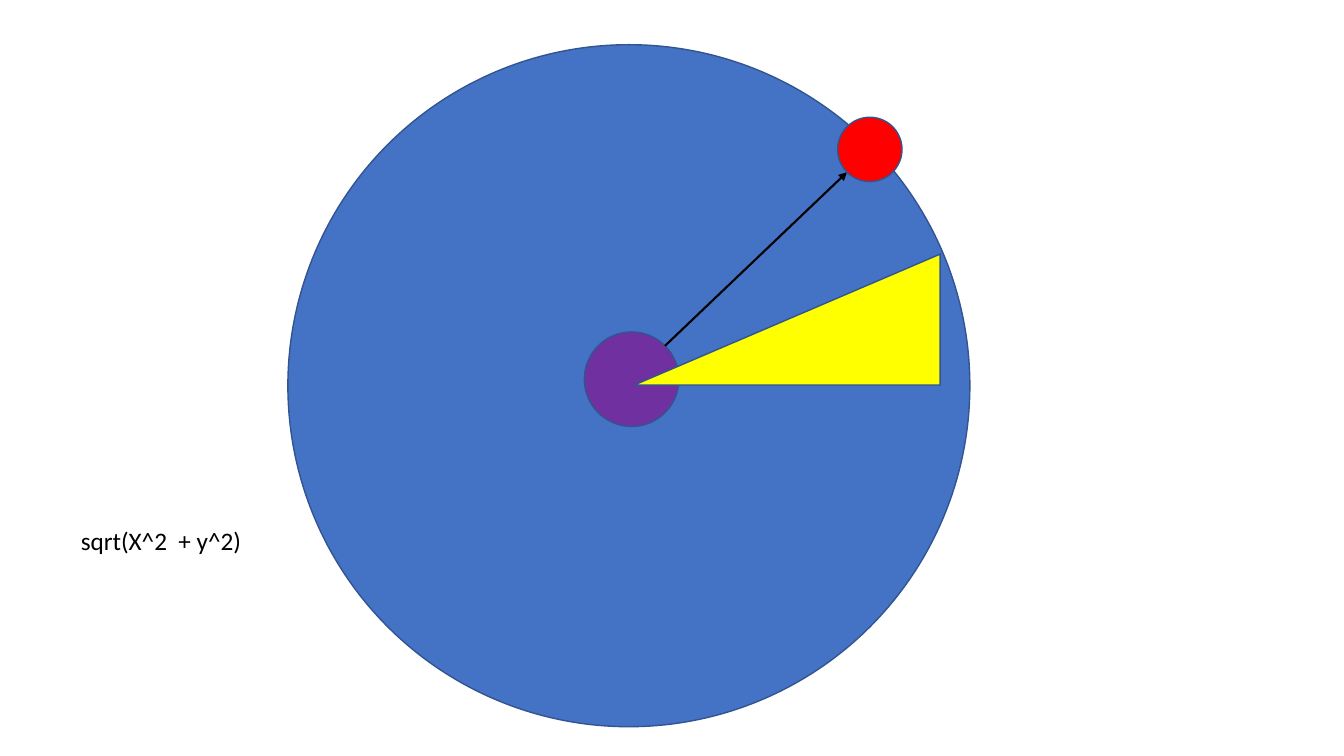
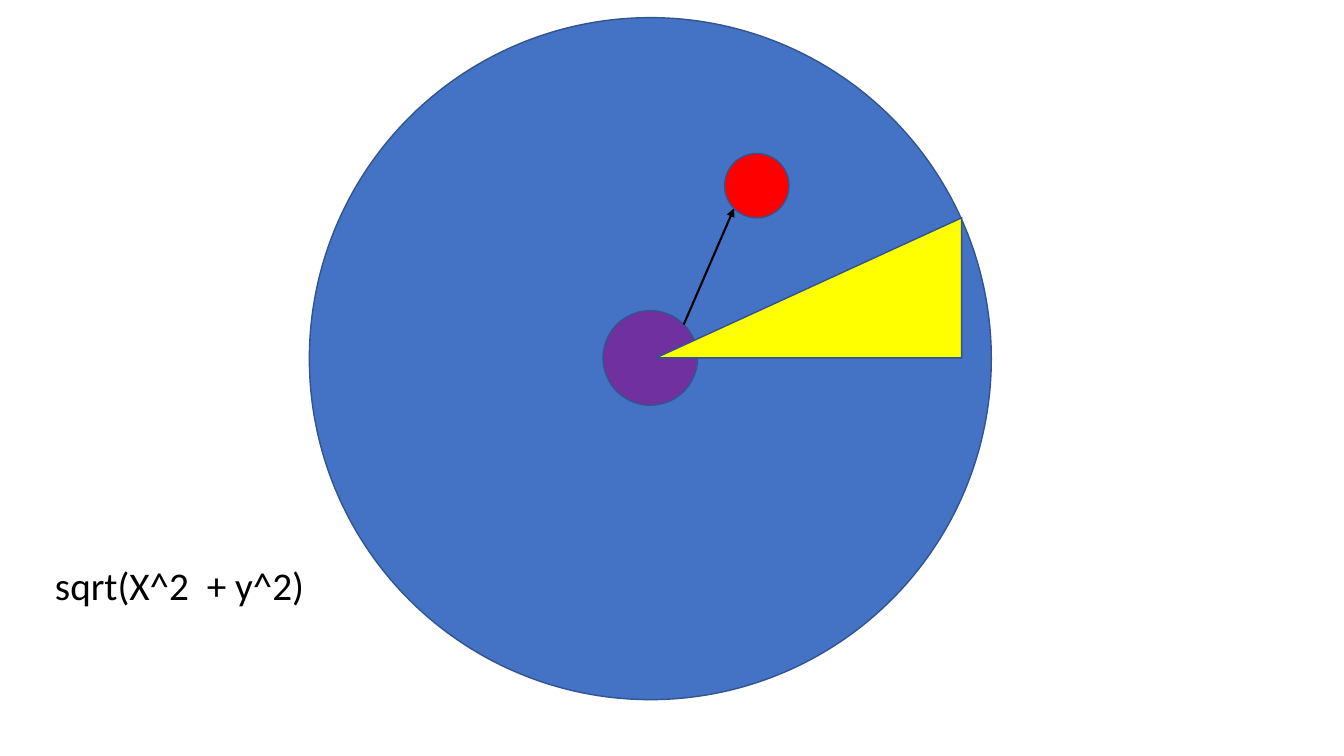
Before and after one commit to Freethetan/INFO3111-S21, a slide deck: slide 4 of Day2Day/Day_01/S1_Note.pptx (slide 3 before the commit). Drawn at 1344x756 pixels with LibreOffice and Linux fonts; fonts in the diff are those of the drawing. Boxes give left, top, right and bottom in pixels: in the first picture for what was removed or moved away, otherwise in the second. Text is boxed around its words. In the diff, an @@ line names an element or a change of style, - is before the commit and + after.

```diff
--- a/Day2Day/Day_01/S1_Note.pptx
+++ b/Day2Day/Day_01/S1_Note.pptx
@@ ellipse: place and size @@
-ellipse at (288,44,971,727)
+ellipse at (310,18,992,701)
@@ ellipse: place and size @@
-ellipse at (838,117,902,181)
+ellipse at (725,153,789,218)
@@ arrow moved from (665, 346) - (847, 172) to (684, 325) - (734, 209) @@
@@ triangle: place and size @@
-triangle at (634,254,940,385)
+triangle at (656,218,962,358)
@@ ellipse: place and size @@
-ellipse at (585,332,680,426)
+ellipse at (603,311,698,405)
@@ text "sqrt(X^2 + y^2)": place and size @@
-text "sqrt(X^2 + y^2)" at (81,531,241,554)
+text "sqrt(X^2 + y^2)" at (55,571,304,607)
@@ text "sqrt(X^2 + y^2)" at (55,571,304,607): size 18 to 28 pt @@
```
Also in this commit, not shown: 1 other slide changed, 1 slide added, 4 other files.
